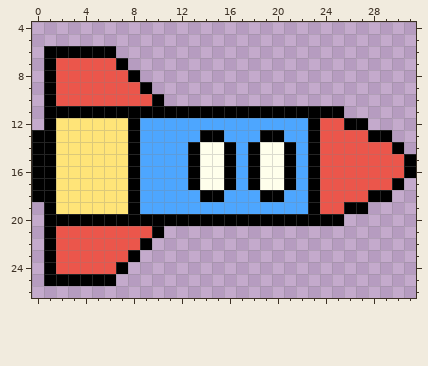
Two versions of one pixel-art sprite, src/assets/rocket_32.png. The picture above is the old version.
The file is 32x32 pixels. Shown: x 0..31, y 4..26.
And afterwards:
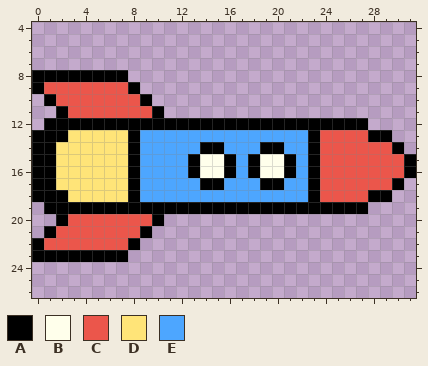
Palette (. is transparent): A #000000  B #ffffeb  C #eb564b  D #ffe478  E #4da6ff
Difference:
@@ x 0..31 @@
  5 ................................
- 6 .AAAAAA.........................
- 7 .ACCCCCA........................
- 8 .ACCCCCCA.......................
- 9 .ACCCCCCCA......................
-10 .ACCCCCCCCA.....................
-11 .AAAAAAAAAAAAAAAAAAAAAAAAA......
-12 .ADDDDDDAEEEEEEEEEEEEEEACCAA....
-13 AADDDDDDAEEEEEAAEEEAAEEACCCCAA..
-14 AADDDDDDAEEEEABBAEABBAEACCCCCCA.
+ 6 ................................
+ 7 ................................
+ 8 AAAAAAAA........................
+ 9 ACCCCCCCA.......................
+10 .ACCCCCCCA......................
+11 ..ACCCCCCCA.....................
+12 .AAAAAAAAAAAAAAAAAAAAAAAAAAA....
+13 AAADDDDDAEEEEEEEEEEEEEEACCCCAA..
+14 AADDDDDDAEEEEEAAEEEAAEEACCCCCCA.
 15 AADDDDDDAEEEEABBAEABBAEACCCCCCCA
 16 AADDDDDDAEEEEABBAEABBAEACCCCCCCA
-17 AADDDDDDAEEEEABBAEABBAEACCCCCCA.
-18 AADDDDDDAEEEEEAAEEEAAEEACCCCAA..
-19 .ADDDDDDAEEEEEEEEEEEEEEACCAA....
-20 .AAAAAAAAAAAAAAAAAAAAAAAAA......
-21 .ACCCCCCCCA.....................
-22 .ACCCCCCCA......................
-23 .ACCCCCCA.......................
-24 .ACCCCCA........................
-25 .AAAAAA.........................
+17 AADDDDDDAEEEEEAAEEEAAEEACCCCCCA.
+18 AAADDDDDAEEEEEEEEEEEEEEACCCCAA..
+19 .AAAAAAAAAAAAAAAAAAAAAAAAAAA....
+20 ..ACCCCCCCA.....................
+21 .ACCCCCCCA......................
+22 ACCCCCCCA.......................
+23 AAAAAAAA........................
+24 ................................
+25 ................................
 26 ................................
Pixel boxes of the changes (left, top, right, bottom) in both pictures:
changed: (32, 46, 344, 286)
